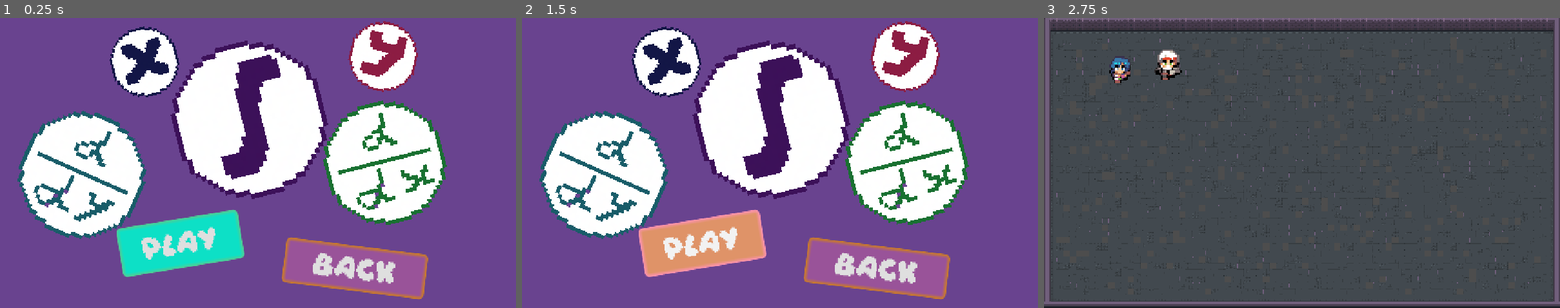
Above: before the commit, frames 1-3 (left to right).
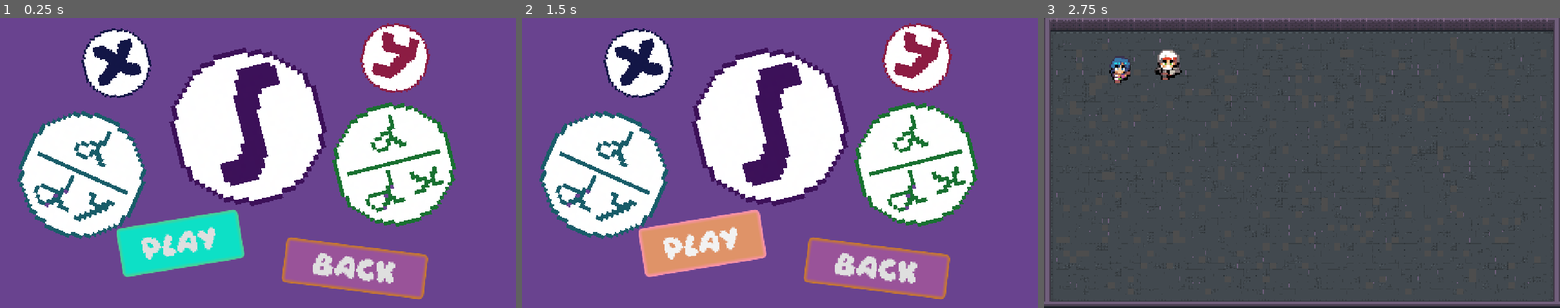
Above: after the commit, the same moments.

Repository: vii-abdullatif/Co-op
Game: Godot game, scene res://scenes/math/enter/control.tscn
The game is run twice, just before and just after one commit, with the same random seed, the same clock (stepped at 60 frames per second) and the same inputs. This scene is started directly instead of the project's main scene.
Inputs:
- Up to frame 1 (0.25 s): no input
- Up to frame 2 (1.5 s): click "Play" at 0.5 s; click "Play" at 1.25 s
- Up to frame 3 (2.75 s): click "Back" at 2 s

The runs differ from the first frame. In frame 1, 12% of the frame differs, in the area x 15-89%, y 1-72%; in frame 2, 12%; in frame 3, nothing differs.

Commit message:
playe arounds with the design

Diff:
--- a/scenes/math/enter/control.tscn
+++ b/scenes/math/enter/control.tscn
@@ -153,13 +153,13 @@
 color = Color(0.4104027, 0.26359957, 0.56038946, 1)
 
 [node name="AnimatedSprite2D" type="AnimatedSprite2D" parent="CanvasLayer" unique_id=1137666078]
-position = Vector2(612.9154, 254.2529)
+position = Vector2(610, 272)
 rotation = -0.24587376
 scale = Vector2(12.040974, 12.040974)
 sprite_frames = SubResource("SpriteFrames_ad53y")
 
 [node name="AnimatedSprite2D2" type="AnimatedSprite2D" parent="CanvasLayer" unique_id=933690512]
-position = Vector2(950, 361.00003)
+position = Vector2(973, 364.99997)
 rotation = -0.24587376
 scale = Vector2(9.467091, 9.467091)
 sprite_frames = SubResource("SpriteFrames_xrd15")
@@ -171,13 +171,13 @@
 sprite_frames = SubResource("SpriteFrames_oyp6x")
 
 [node name="AnimatedSprite2D4" type="AnimatedSprite2D" parent="CanvasLayer" unique_id=1691118310]
-position = Vector2(356, 110.00001)
+position = Vector2(286, 113.00001)
 rotation = -0.24587376
 scale = Vector2(5.71875, 5.71875)
 sprite_frames = SubResource("SpriteFrames_s7wsd")
 
 [node name="AnimatedSprite2D5" type="AnimatedSprite2D" parent="CanvasLayer" unique_id=1749278150]
-position = Vector2(948, 94.99999)
+position = Vector2(977, 98.99999)
 rotation = 0.22460917
 scale = Vector2(5.71875, 5.71875)
 sprite_frames = SubResource("SpriteFrames_t2nnk")
